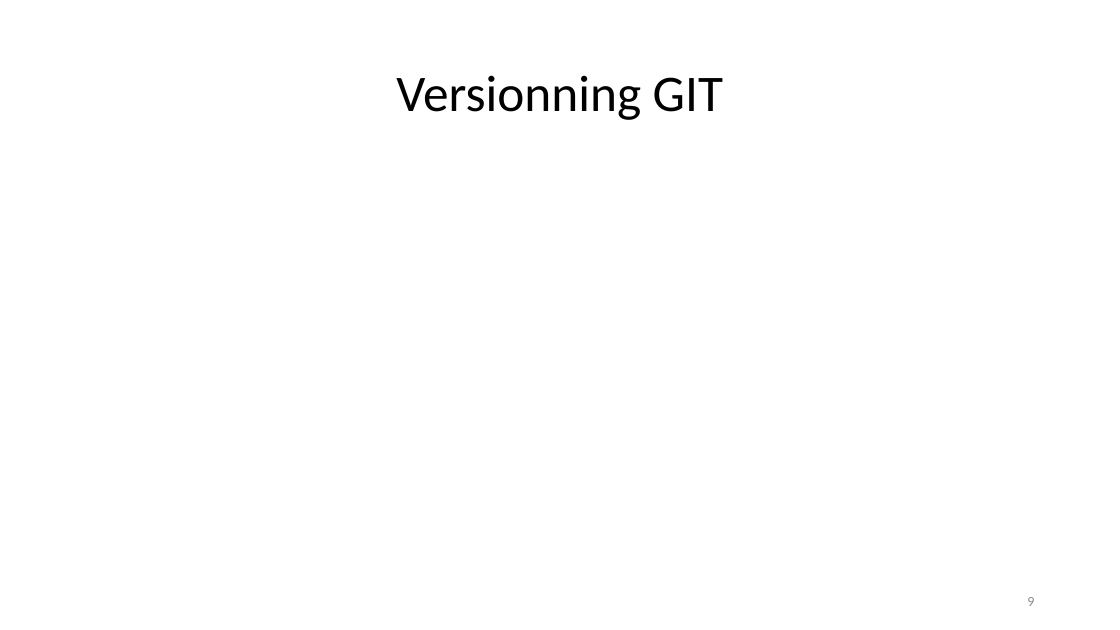
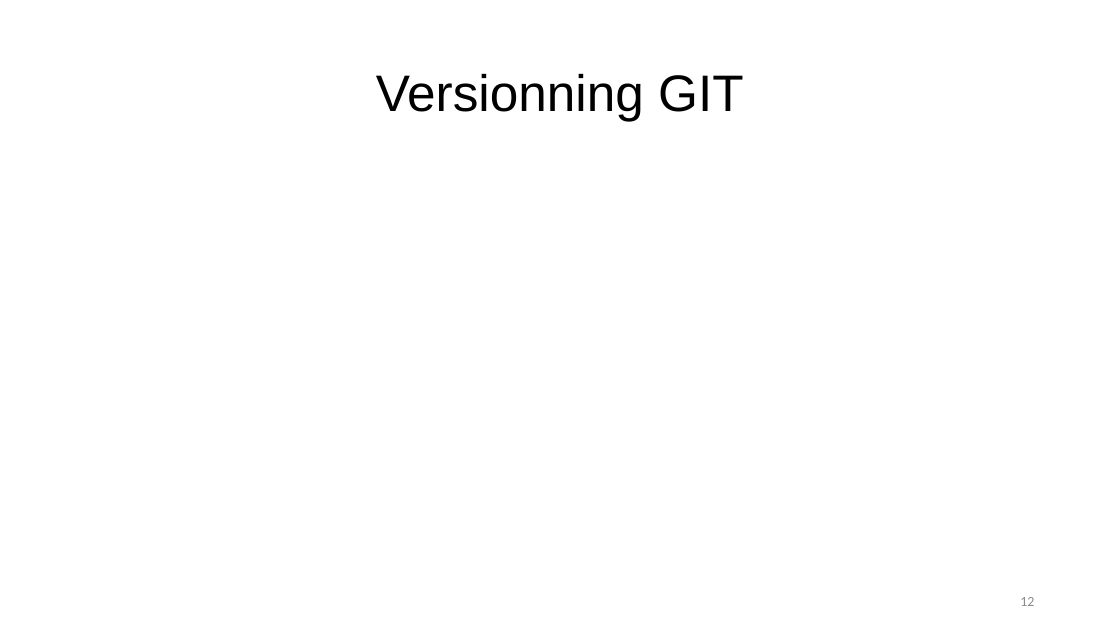
Before and after one commit to jorgeayllon1/Java-Project, a slide deck: slide 12 of ppt_projet_java.pptx (slide 9 before the commit). Drawn at 1120x630 pixels with LibreOffice and Linux fonts; fonts in the diff are those of the drawing. Boxes give left, top, right and bottom in pixels: in the first picture for what was removed or moved away, otherwise in the second. Text is boxed around its words. In the diff, an @@ line names an element or a change of style, - is before the commit and + after.

```diff
--- a/ppt_projet_java.pptx
+++ b/ppt_projet_java.pptx
@@ title "Versionning GIT" at <box>376,73,743,121</box>: font Calibri to Arial @@
@@ page number at <box>1020,597,1034,606</box>: text changed @@
-9
+12
```
Also in this commit, not shown: 6 other slides changed, 5 slides added, 2 slides removed.
